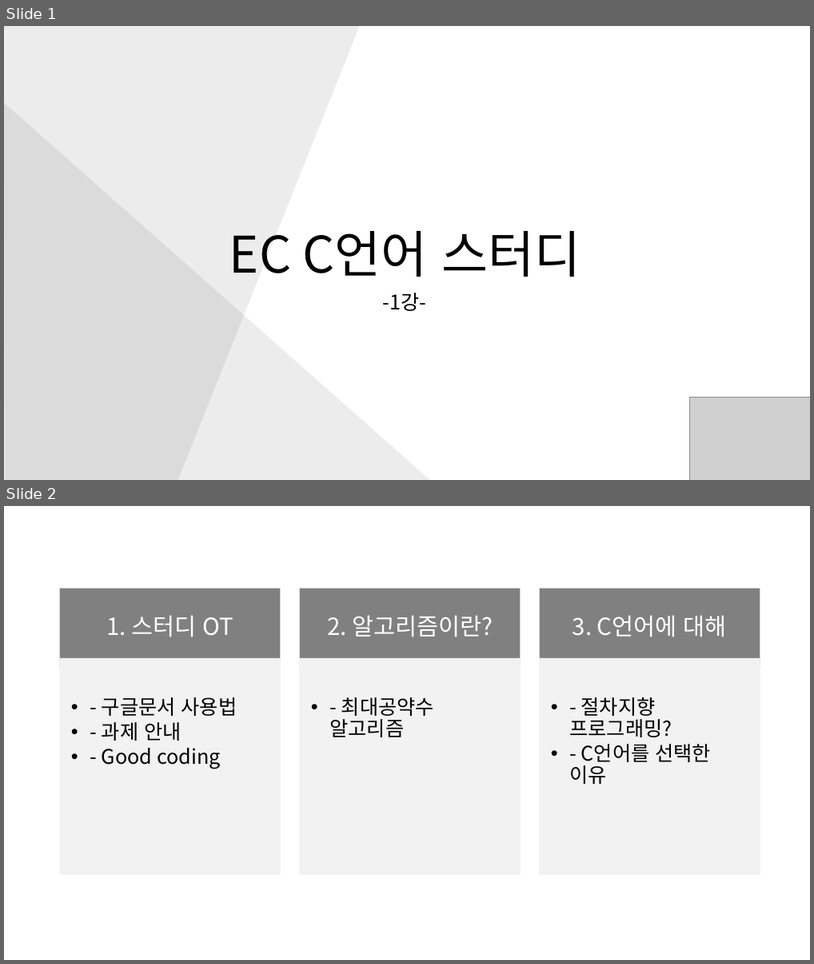
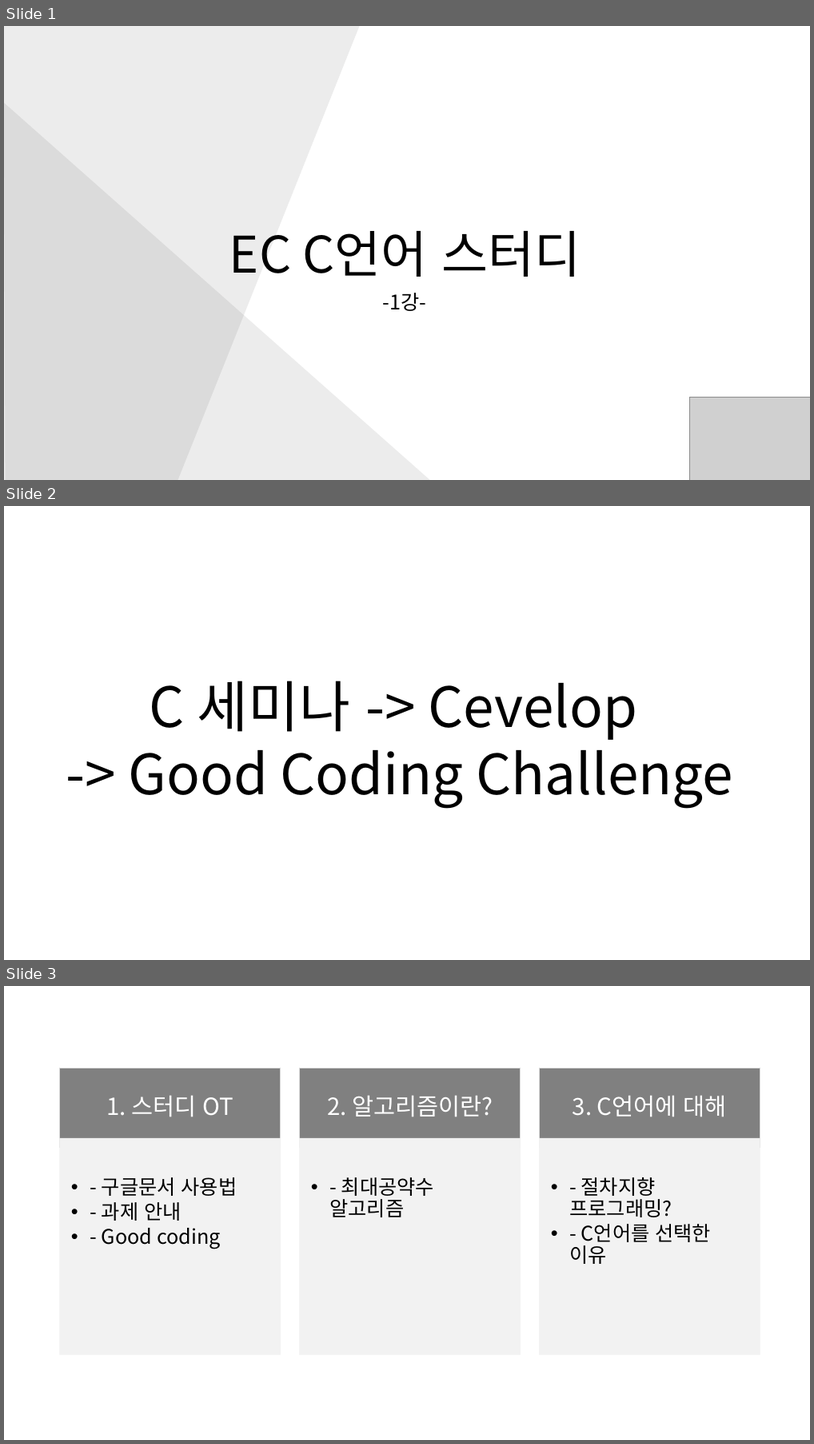
Before and after one commit to sjsjsj1246/EC_C_Language_Study, a slide deck: ppt/1강.pptx. Shown one above the other, each under a label of ours: slides 1 and 2 before the commit, slides 1, 2 and 3 after it. The pictures are 814x964 and 814x1444 pixels, drawn with LibreOffice and Linux fonts; fonts in the diff are those of the drawing; grey boxes stand for pictures; background and template pictures are left out. Boxes give left, top, right and bottom in pixels: in the first picture for what was removed or moved away, otherwise in the second. Text is boxed around its words. In the diff, an @@ line names an element or a change of style, - is before the commit and + after.

```diff
--- a/ppt/1강.pptx
+++ b/ppt/1강.pptx
@@ slide 2 added at bbox=[4, 506, 810, 960], background #FFFFFF @@
@@ text added at bbox=[128, 680, 734, 808], 66 pt, text #000000 @@
+C 세미나 -> Cevelop
+-> Good Coding Challenge
@@ what was slide 2 is now slide 3 @@
```
Also in this commit, not shown: 2 other files.
